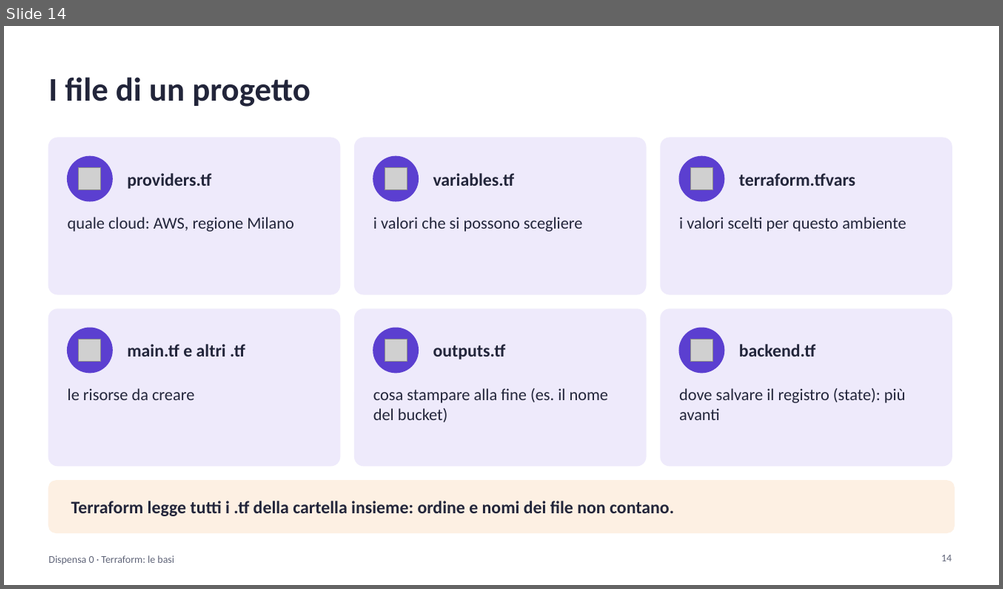
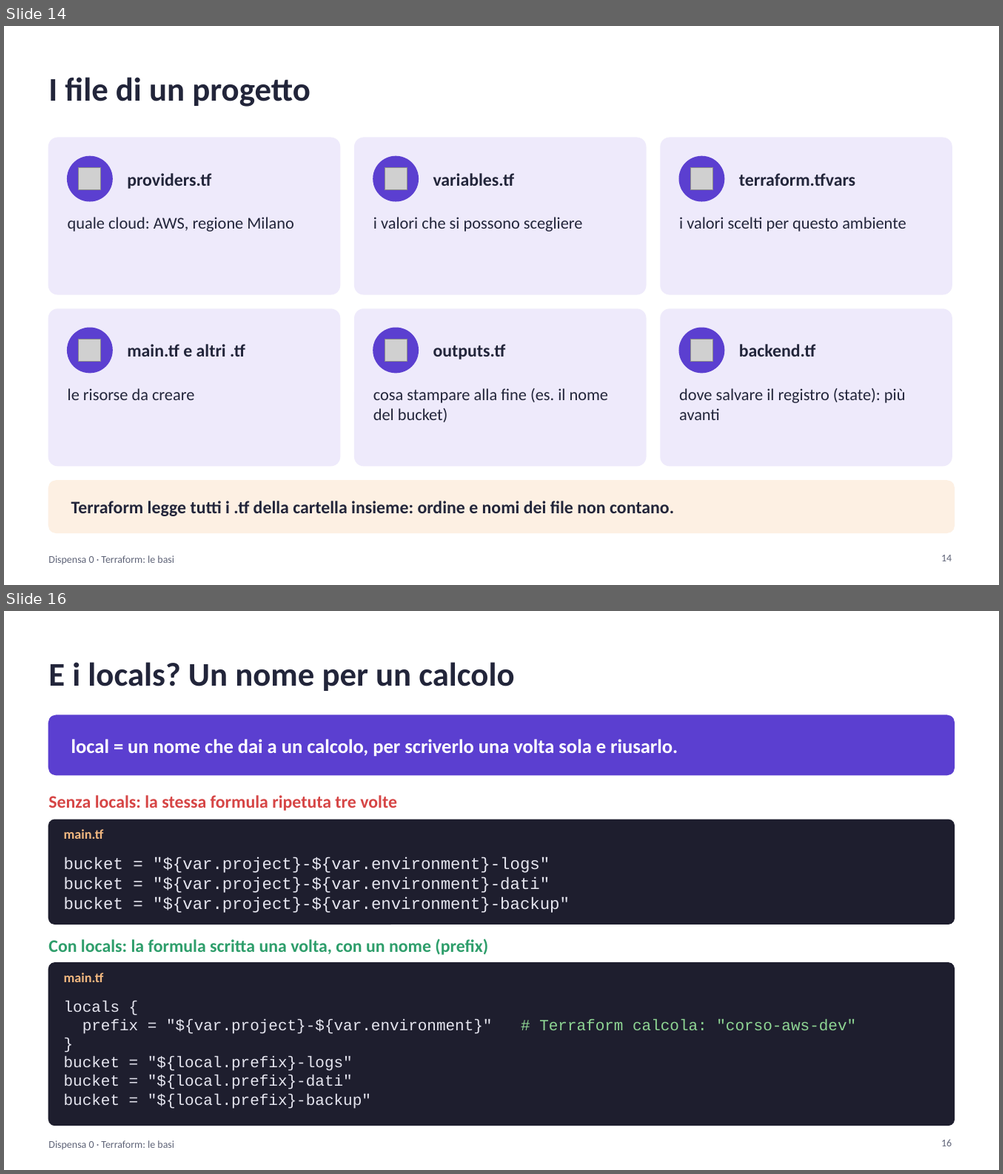
Before and after one commit to cereZ23/aws, a slide deck: slide/slide-0-terraform.pptx. Shown one above the other, each under a label of ours: slide 14 before the commit, slides 14 and 16 after it; the slides between them are not shown. The pictures are 1003x589 and 1003x1174 pixels, drawn with LibreOffice and Linux fonts; fonts in the diff are those of the drawing; grey boxes stand for pictures. Boxes give left, top, right and bottom in pixels: in the first picture for what was removed or moved away, otherwise in the second. Text is boxed around its words. In the diff, an @@ line names an element or a change of style, - is before the commit and + after.

Commit message:
Lezione 0: locals spiegati con esempio e confronto con variable (slide e dispensa)

```diff
--- a/slide/slide-0-terraform.pptx
+++ b/slide/slide-0-terraform.pptx
@@ slide 16 added at box(4, 611, 999, 1170), background #FFFFFF @@
@@ text added at box(48, 662, 514, 691), 32 pt, text #22253A, bold @@
+E i locals? Un nome per un calcolo
@@ rounded rectangle added at box(48, 715, 954, 775), fill #5B3FD0, outline #5B3FD0 1 pt @@
@@ text added at box(71, 739, 677, 756), 19 pt, text #FFFFFF, bold @@
+local = un nome che dai a un calcolo, per scriverlo una volta sola e riusarlo.
@@ text added at box(48, 795, 397, 811), 17 pt, text #D64545, bold @@
+Senza locals: la stessa formula ripetuta tre volte
@@ rounded rectangle added at box(48, 820, 954, 924), fill #1E1E2E, outline #1E1E2E 1 pt @@
@@ text added at box(64, 829, 104, 839), 13 pt, text #F2B880, bold @@
+main.tf
@@ text added at box(64, 857, 569, 913), 16 pt, text #E6E6F0 @@
+bucket = "${var.project}-${var.environment}-logs"
+bucket = "${var.project}-${var.environment}-dati"
+bucket = "${var.project}-${var.environment}-backup"
@@ text added at box(48, 939, 488, 955), 17 pt, text #2E9E6B, bold @@
+Con locals: la formula scritta una volta, con un nome (prefix)
@@ rounded rectangle added at box(48, 963, 954, 1126), fill #1E1E2E, outline #1E1E2E 1 pt @@
@@ text added at box(64, 973, 104, 982), 13 pt, text #F2B880, bold @@
+main.tf
@@ text added at box(64, 1001, 492, 1109), 15 pt, text #E6E6F0 @@
+locals {
+prefix = "${var.project}-${var.environment}" # Terraform calcola: "corso-aws-dev"
+}
+bucket = "${local.prefix}-logs"
+bucket = "${local.prefix}-dati"
+bucket = "${local.prefix}-backup"
@@ text added at box(48, 1141, 174, 1150), 10 pt, text #5F6478 @@
+Dispensa 0 · Terraform: le basi
@@ page number added at box(941, 1139, 951, 1147), 10 pt, text #5F6478 @@
+16
```
Also in this commit, not shown: 2 slides changed, 1 other slide added, 1 other file.
